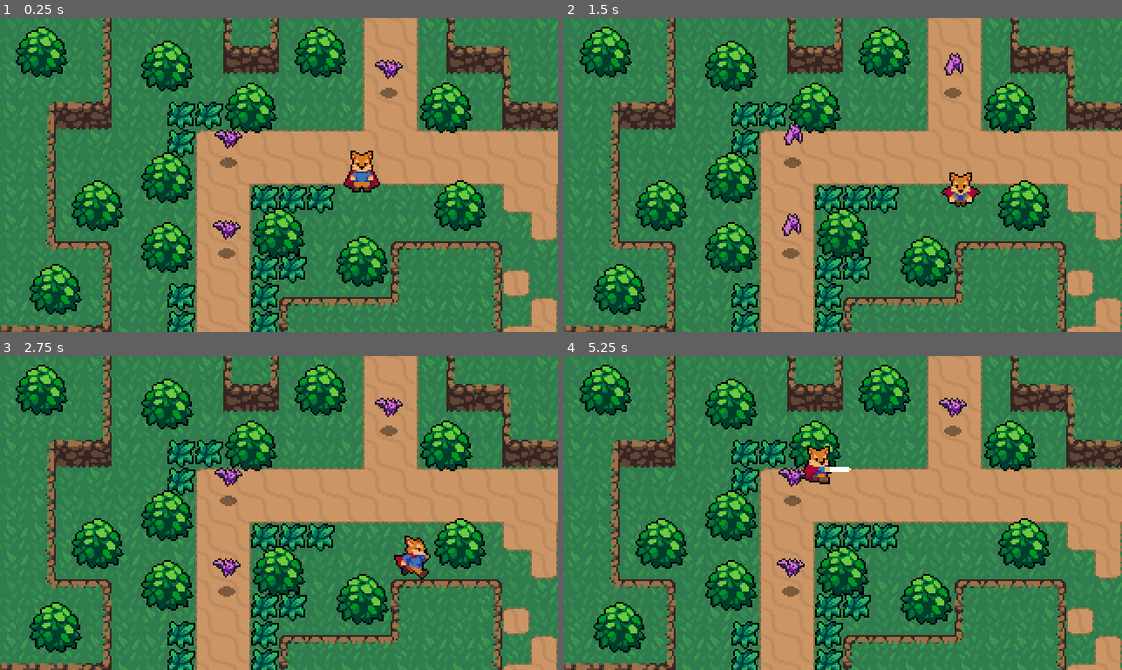
Above: before the commit, frames 1-4 (two rows, left to right).
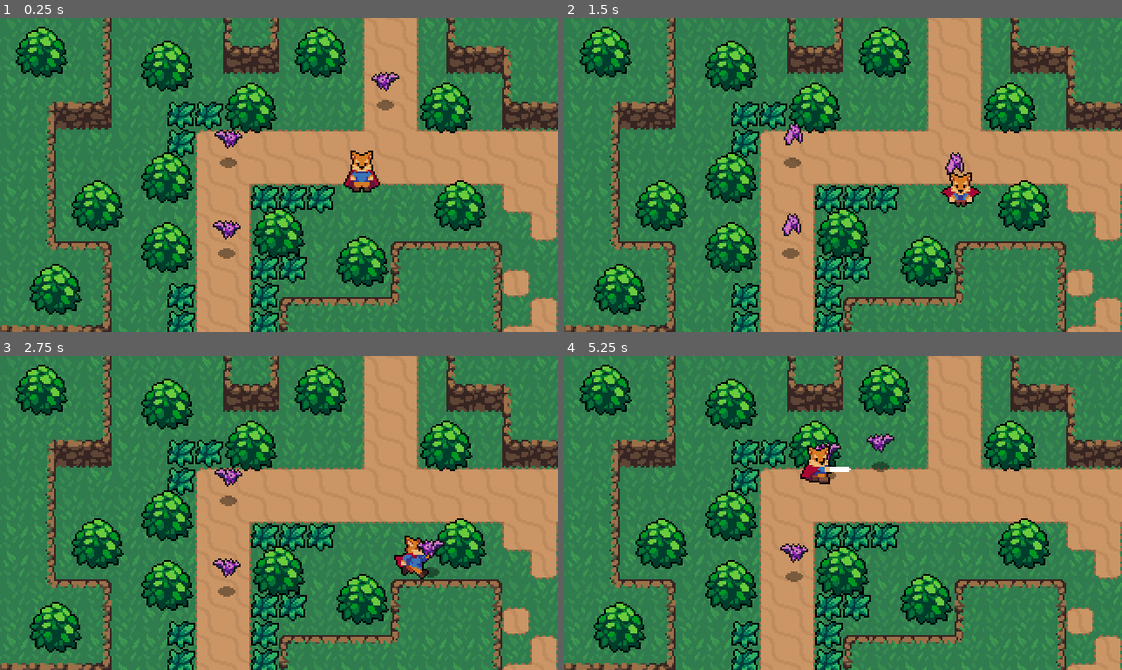
Above: after the commit, the same moments.

Repository: racampita/Action-RPG-Tutorial
Game: Godot game, scene res://World.tscn
Same seed, same stepped clock (60 frames per second), same inputs: the game is played once before the commit and once after it.
Inputs:
- Up to frame 1 (0.25 s): no input
- Up to frame 2 (1.5 s): hold Right (ui_right) 0.53-1.28 s; tap J (attack) at 0.6 s; hold Down (ui_down) from 1.28 s (still down); tap K (roll) at 1.35 s
- Up to frame 3 (2.75 s): release Down (ui_down) at 2.03 s; hold Right (ui_right) from 2.03 s (still down); tap J (attack) at 2.1 s
- Up to frame 4 (5.25 s): release Right (ui_right) at 2.78 s; hold Up (ui_up) 2.78-3.53 s; tap K (roll) at 2.85, 4.35 s; hold Left (ui_left) 3.53-5.03 s; tap J (attack) at 3.6, 5.1 s; hold Down (ui_down) from 5.03 s (still down)

The runs differ from the first frame. In frame 1, 0.5% of the frame differs, in the area x 66-73%, y 13-30%; in frame 2, 0.4%; in frame 3, 0.5%; in frame 4, 1.3%, in the area x 38-73%, y 13-77%.

Commit message:
Added Bat CHASE and IDLE state
-WANDER state in progress
-was busy yesterday

Diff:
--- /dev/null
+++ b/Effects/HitEffect.tscn
@@ -0,0 +1,25 @@
+[gd_scene load_steps=6 format=2]
+
+[ext_resource path="res://Effects/Effect.gd" type="Script" id=1]
+[ext_resource path="res://Effects/HitEffect.png" type="Texture" id=2]
+
+[sub_resource type="AtlasTexture" id=1]
+atlas = ExtResource( 2 )
+region = Rect2( 0, 0, 24, 24 )
+
+[sub_resource type="AtlasTexture" id=2]
+atlas = ExtResource( 2 )
+region = Rect2( 24, 0, 24, 24 )
+
+[sub_resource type="SpriteFrames" id=3]
+animations = [ {
+"frames": [ SubResource( 1 ), SubResource( 2 ) ],
+"loop": true,
+"name": "default",
+"speed": 15.0
+} ]
+
+[node name="HitEffect" type="AnimatedSprite"]
+frames = SubResource( 3 )
+offset = Vector2( 0, -8 )
+script = ExtResource( 1 )
--- a/Enemies/Bat.gd
+++ b/Enemies/Bat.gd
@@ -2,13 +2,51 @@
 
 const EnemyDeathEffect = preload("res://Effects/EnemyDeathEFfect.tscn")
 
+export var ACCELERATION = 300
+export var MAX_SPEED = 50
+export var FRICTION = 200
+
+enum{
+	IDLE,
+	WANDER,
+	CHASE
+}
+
+var state = CHASE
+
+var velocity = Vector2.ZERO
 var knockback = Vector2.ZERO
 
 onready var stats = $Stats
+onready var playerDetectionZone = $PlayerDetectionZone
+onready var sprite = $AnimatedSprite
 
 func _physics_process(delta: float) -> void:
-	knockback = knockback.move_toward(Vector2.ZERO, 200 * delta)
+	knockback = knockback.move_toward(Vector2.ZERO, FRICTION * delta)
 	knockback = move_and_slide(knockback)
+
+	match state:
+		IDLE:
+			velocity = velocity.move_toward(Vector2.ZERO, FRICTION * delta)
+			seek_player()
+
+		WANDER:
+			pass
+
+		CHASE:
+			var player = playerDetectionZone.player
+			if player != null:
+				var direction = (player.global_position - global_position).normalized()
+				velocity = velocity.move_toward(direction * MAX_SPEED, ACCELERATION * delta)
+			else:
+				state = IDLE
+			sprite.flip_h = velocity.x < 0
+
+	velocity = move_and_slide(velocity)
+
+func seek_player():
+	if playerDetectionZone.can_see_player():
+		state = CHASE
 
 func _on_Hurtbox_area_entered(area: Area2D) -> void:
 	stats.health -= area.damage
--- a/Enemies/Bat.tscn
+++ b/Enemies/Bat.tscn
@@ -1,10 +1,11 @@
-[gd_scene load_steps=14 format=2]
+[gd_scene load_steps=16 format=2]
 
 [ext_resource path="res://Enemies/Bat.png" type="Texture" id=1]
 [ext_resource path="res://Shadows/SmallShadow.png" type="Texture" id=2]
 [ext_resource path="res://Overlap/Hurtbox.tscn" type="PackedScene" id=3]
 [ext_resource path="res://Enemies/Bat.gd" type="Script" id=4]
 [ext_resource path="res://Stats.tscn" type="PackedScene" id=5]
+[ext_resource path="res://Enemies/PlayerDetectionZone.tscn" type="PackedScene" id=6]
 
 [sub_resource type="AtlasTexture" id=1]
 atlas = ExtResource( 1 )
@@ -41,6 +42,9 @@
 radius = 7.0
 height = 4.0
 
+[sub_resource type="CircleShape2D" id=9]
+radius = 69.0072
+
 [node name="Bat" type="KinematicBody2D"]
 collision_layer = 16
 script = ExtResource( 4 )
@@ -67,7 +71,15 @@
 
 [node name="Stats" parent="." instance=ExtResource( 5 )]
 max_health = 2
+
+[node name="PlayerDetectionZone" parent="." instance=ExtResource( 6 )]
+
+[node name="CollisionShape2D" parent="PlayerDetectionZone" index="0"]
+modulate = Color( 1, 1, 1, 0.27451 )
+shape = SubResource( 9 )
 [connection signal="area_entered" from="Hurtbox" to="." method="_on_Hurtbox_area_entered"]
 [connection signal="no_health" from="Stats" to="." method="_on_Stats_no_health"]
 
 [editable path="Hurtbox"]
+
+[editable path="PlayerDetectionZone"]
--- /dev/null
+++ b/Enemies/PlayerDetectionZone.gd
@@ -0,0 +1,12 @@
+extends Area2D
+
+var player = null
+
+func can_see_player():
+	return player != null
+
+func _on_PlayerDetectionZone_body_entered(body: Node) -> void:
+	player = body
+
+func _on_PlayerDetectionZone_body_exited(body: Node) -> void:
+	player = null
--- /dev/null
+++ b/Enemies/PlayerDetectionZone.tscn
@@ -0,0 +1,12 @@
+[gd_scene load_steps=2 format=2]
+
+[ext_resource path="res://Enemies/PlayerDetectionZone.gd" type="Script" id=1]
+
+[node name="PlayerDetectionZone" type="Area2D"]
+collision_layer = 0
+collision_mask = 2
+script = ExtResource( 1 )
+
+[node name="CollisionShape2D" type="CollisionShape2D" parent="."]
+[connection signal="body_entered" from="." to="." method="_on_PlayerDetectionZone_body_entered"]
+[connection signal="body_exited" from="." to="." method="_on_PlayerDetectionZone_body_exited"]
--- /dev/null
+++ b/Overlap/Hurtbox.gd
@@ -0,0 +1,12 @@
+extends Area2D
+
+export(bool) var show_hit = true
+
+const HitEffect = preload("res://Effects/HitEffect.tscn")
+
+func _on_Hurtbox_area_entered(area: Area2D) -> void:
+	if show_hit:
+		var effect = HitEffect.instance()
+		var main = get_tree().current_scene
+		main.add_child(effect)
+		effect.global_position = global_position
--- a/Overlap/Hurtbox.tscn
+++ b/Overlap/Hurtbox.tscn
@@ -1,7 +1,11 @@
-[gd_scene format=2]
+[gd_scene load_steps=2 format=2]
+
+[ext_resource path="res://Overlap/Hurtbox.gd" type="Script" id=1]
 
 [node name="Hurtbox" type="Area2D"]
 collision_layer = 0
 collision_mask = 0
+script = ExtResource( 1 )
 
 [node name="CollisionShape2D" type="CollisionShape2D" parent="."]
+[connection signal="area_entered" from="." to="." method="_on_Hurtbox_area_entered"]
--- a/World/Grass.tscn
+++ b/World/Grass.tscn
@@ -17,6 +17,7 @@
 
 [node name="Hurtbox" parent="." instance=ExtResource( 3 )]
 collision_layer = 8
+show_hit = false
 
 [node name="CollisionShape2D" parent="Hurtbox" index="0"]
 position = Vector2( 8, 8 )
